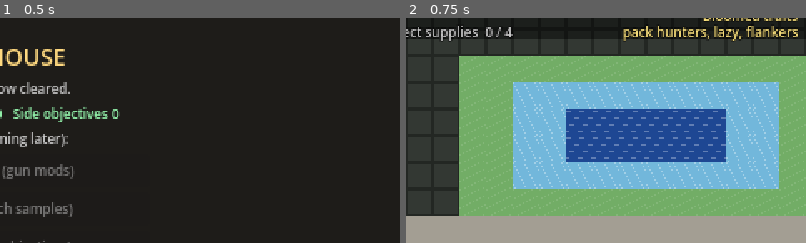
Above: before the commit, frames 1-2 (left to right).
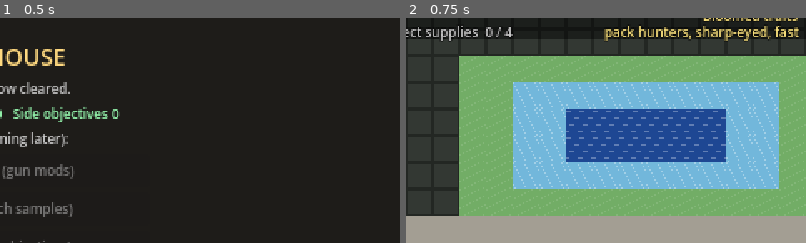
Above: after the commit, the same moments.

Repository: preritkothari16/amortia
Game: Godot game, scene res://ui/menus/safehouse.tscn
Same seed, same stepped clock (60 frames per second), same inputs: the game is played once before the commit and once after it. This scene is started directly instead of the project's main scene.
Inputs:
- Up to frame 1 (0.5 s): no input
- Up to frame 2 (0.75 s): click "Continue to Lowtide" at 0.5 s
The pictures show only the part of the screen within x 50-100%, y 3-53%; the shares and areas given below are measured in that part.

Frame 1 is identical in both runs. In frame 2, 1.5% of the frame differs, in the area x 49-99%, y 3-11%.

Commit message:
Progression 1: enemy stat budget per zone (20/23/26/29, +1 per wave, cap 32)
Co-Authored-By: Claude Sonnet 5.5 <noreply@anthropic.com>

Diff:
--- a/ai/evolution/genome_rules.gd
+++ b/ai/evolution/genome_rules.gd
@@ -14,6 +14,9 @@
 ## Budget at the first wave of a zone: points to spend over the four stat genes. 20 = four
 ## neutral genes (5 each), so an average enemy equals the archetype's base values.
 @export var budget_start: int = 20
+## Every later zone starts this many points higher (zone 1: 20, zone 2: 23, zone 3: 26, zone 4: 29),
+## so the enemies keep getting stronger while the player's own stats stay flat.
+@export var budget_zone_step: int = 3
 ## Budget grows by this much every wave...
 @export var budget_per_wave: int = 1
 ## ...up to this cap.
@@ -54,4 +57,10 @@
 
 ## Stat budget for a wave number (1 = first wave of the zone).
 func budget_for_wave(wave: int) -> int:
-	return mini(budget_start + budget_per_wave * maxi(wave - 1, 0), budget_max)
+	return budget_for(1, wave)
+
+
+## Stat budget for wave `wave` (1 = first wave of the zone) of zone `zone` (1..4):
+## start + zone_step per zone after the first + per_wave per wave after the first, capped.
+func budget_for(zone: int, wave: int) -> int:
+	return mini(budget_start + budget_zone_step * maxi(zone - 1, 0) + budget_per_wave * maxi(wave - 1, 0), budget_max)
--- a/autoload/game_state.gd
+++ b/autoload/game_state.gd
@@ -178,7 +178,7 @@
 func enter_next_zone() -> void:
 	var rules: GenomeRules = load("res://data/genome_rules.tres")
 	var size: int = (load("res://data/ga.tres") as GASettings).population_size
-	var budget: int = rules.budget_for_wave(1)
+	var budget: int = rules.budget_for(current_zone + 1, 1)  # the new zone's first-wave budget
 	var rng: RandomNumberGenerator = RandomNumberGenerator.new()
 	rng.seed = 1000 + current_zone
 	var population: Array = []
--- a/data/genome_rules.tres
+++ b/data/genome_rules.tres
@@ -8,6 +8,7 @@
 stat_max = 10.0
 stat_neutral = 5.0
 budget_start = 20
+budget_zone_step = 3
 budget_per_wave = 1
 budget_max = 32
 speed_per_point = 0.1
--- a/tests/test_campaign.gd
+++ b/tests/test_campaign.gd
@@ -116,7 +116,7 @@
 	assert_eq((evo["population"] as Array).size(), 20)
 	var rules: GenomeRules = load("res://data/genome_rules.tres")
 	var first: Genome = Genome.from_dict(evo["population"][0])
-	assert_true(first.spends_budget(rules, rules.budget_for_wave(1)), "elites repaired to the new budget")
+	assert_true(first.spends_budget(rules, rules.budget_for(2, 1)), "elites repaired to the new zone's first-wave budget")
 	assert_gt(first.speed, 6.0, "the best genome's proportions carried over")
 	# Zones 2-4.
 	for zone: int in [2, 3, 4]:
--- /dev/null
+++ b/tests/test_progression.gd
@@ -0,0 +1,91 @@
+extends GutTest
+## Player progression redesign: enemy budgets per zone (option C), and (added phase by phase below)
+## weapons, research, resources, power-ups. Permanent research, weapon equipment and temporary
+## effects are separate layers.
+
+var _rules: GenomeRules
+
+
+func before_each() -> void:
+	_rules = load("res://data/genome_rules.tres")
+
+
+# --- Enemy stat budget per zone (option C) ---------------------------------------------------
+
+func test_zone_budgets_start_20_23_26_29_and_grow_one_per_wave() -> void:
+	var starts: Array[int] = [20, 23, 26, 29]
+	for zone: int in 4:
+		assert_eq(_rules.budget_for(zone + 1, 1), starts[zone], "zone %d first wave" % (zone + 1))
+		assert_eq(_rules.budget_for(zone + 1, 2), mini(starts[zone] + 1, 32))
+
+
+func test_budget_is_capped_at_32() -> void:
+	assert_eq(_rules.budget_for(4, 5), 32, "29 + 4 = 33 -> capped")
+	assert_eq(_rules.budget_for(4, 99), 32)
+	assert_eq(_rules.budget_for(9, 1), 32)
+
+
+func test_zone_one_is_exactly_the_old_ramp_and_budget_for_wave_is_unchanged() -> void:
+	for wave: int in range(0, 40):
+		assert_eq(_rules.budget_for_wave(wave), _rules.budget_for(1, wave))
+	assert_eq(_rules.budget_for(1, 1), 20)
+	assert_eq(_rules.budget_for(1, 13), 32, "the old 20 -> 32 ramp is preserved in zone 1")
+
+
+func test_campaign_budget_table() -> void:
+	var expect: Array = [[20, 21, 22, 23, 24], [23, 24, 25, 26, 27], [26, 27, 28, 29, 30], [29, 30, 31, 32, 32]]
+	for zone: int in 4:
+		for wave: int in 5:
+			assert_eq(_rules.budget_for(zone + 1, wave + 1), expect[zone][wave], "zone %d wave %d" % [zone + 1, wave + 1])
+
+
+func test_data_file_has_the_zone_step() -> void:
+	assert_eq(_rules.budget_zone_step, 3)
+	assert_eq(_rules.budget_start, 20)
+	assert_eq(_rules.budget_max, 32)
+	assert_eq(_rules.budget_per_wave, 1)
+
+
+func test_wave_manager_breeds_for_its_zone() -> void:
+	var main: Node = load("res://world/main.tscn").instantiate()
+	main.autosave = false
+	var wm: WaveManager = main.get_node("WaveManager")
+	wm.log_waves = false
+	wm.spawn_seed = 3
+	wm.pause_between_waves = false
+	wm.zone = 3
+	add_child_autofree(main)
+	await wait_physics_frames(2)
+	wm.end_wave()  # scores wave 1 and breeds for wave 2 of zone 3
+	for g: Genome in wm.population:
+		assert_true(g.spends_budget(_rules, _rules.budget_for(3, 2)), "zone 3 wave 2 = 27")
+	assert_eq(wm.history[-1]["budget"], 27)
+
+
+func test_save_validation_uses_the_zones_budget() -> void:
+	var rng: RandomNumberGenerator = RandomNumberGenerator.new()
+	rng.seed = 8
+	var pop: Array = []
+	for i: int in 20:
+		pop.append(Genome.random(rng, _rules, 26).to_dict())  # zone 3 wave 1
+	var evo: Dictionary = {"next_wave": 1, "generation": 0, "population": pop, "history": []}
+	var warnings: PackedStringArray = PackedStringArray()
+	var ok: Dictionary = SaveGame._validate_evolution(evo, _rules, warnings, 3)
+	assert_false(ok.has("error"))
+	assert_eq(warnings.size() - Array(warnings).filter(func(w: String) -> bool: return w.contains("missing or invalid")).size(), 0,
+			"exactly the zone-3 budget: nothing repaired")
+	var warnings2: PackedStringArray = PackedStringArray()
+	SaveGame._validate_evolution(evo, _rules, warnings2, 1)
+	assert_gt(Array(warnings2).filter(func(w: String) -> bool: return w.begins_with("genome")).size(), 0,
+			"the same genomes are over zone 1's budget and get repaired")
+
+
+func test_entering_a_new_zone_seeds_its_population_at_that_zones_budget() -> void:
+	GameState.start_new_campaign()
+	GameState.current_zone = 2
+	GameState.zone_elite[2] = []
+	GameState.enter_next_zone()  # -> zone 3
+	assert_eq(GameState.current_zone, 3)
+	for d: Dictionary in GameState.zone_evolution[3]["population"]:
+		assert_true(Genome.from_dict(d).spends_budget(_rules, 26), "zone 3 starts at 26")
+	GameState.start_new_campaign()
--- a/world/campaign/debug_scenarios.gd
+++ b/world/campaign/debug_scenarios.gd
@@ -59,7 +59,7 @@
 	var rng: RandomNumberGenerator = RandomNumberGenerator.new()
 	rng.seed = SEED
 	for z: int in range(1, zone + 1):
-		_record_stand_in_wave(rng)
+		_record_stand_in_wave(rng, z)
 		if z < zone:
 			GameState.enter_next_zone()
 	GameState.level_index = level_index
@@ -81,10 +81,10 @@
 
 ## One wave's results for the current zone made of random genomes (best first), recorded as
 ## if it had been played: zone best (Apex / Seed boss) and zone elite (next zone's seed).
-static func _record_stand_in_wave(rng: RandomNumberGenerator) -> void:
+static func _record_stand_in_wave(rng: RandomNumberGenerator, zone: int) -> void:
 	var rules: GenomeRules = load("res://data/genome_rules.tres")
 	var size: int = (load("res://data/ga.tres") as GASettings).population_size
 	var results: Array[Dictionary] = []
 	for i: int in size:
-		results.append({"fitness": 1.0 - float(i) / size, "genome": Genome.random(rng, rules, rules.budget_for_wave(1))})
+		results.append({"fitness": 1.0 - float(i) / size, "genome": Genome.random(rng, rules, rules.budget_for(zone, 1))})
 	GameState.record_wave_best(results)
--- a/world/main.gd
+++ b/world/main.gd
@@ -73,6 +73,7 @@
 	in_campaign = level_config != null and GameState.campaign_active and level_config == GameState.current_level()
 	if level_config != null:
 		start_wave = clampi(GameState.pending_start_wave, 0, level_config.waves - 1)
+		_wave_manager.zone = GameState.current_zone if in_campaign else level_config.zone
 	GameState.pending_start_wave = 0
 	if level_config != null and level_config.has_areas():
 		_swap_map_node(level_config.area_scene(start_wave))
@@ -274,7 +275,7 @@
 				_player.skill_tree, warnings))
 	var evolution: Variant = GameState.zone_evolution.get(GameState.current_zone)
 	if evolution is Dictionary:
-		var checked: Dictionary = SaveGame._validate_evolution(evolution, genome_rules, warnings)
+		var checked: Dictionary = SaveGame._validate_evolution(evolution, genome_rules, warnings, GameState.current_zone)
 		if checked.has("error"):
 			push_warning("Campaign population unusable (%s); new population" % checked["error"])
 		else:
--- a/world/save_game.gd
+++ b/world/save_game.gd
@@ -40,7 +40,7 @@
 ## Broken structure (wrong version, missing sections, unreadable genomes) -> ok = false, the
 ## save is not used. Values that are only out of range are fixed and reported as warnings.
 static func validate(data: Variant, settings: ProgressionSettings, tree: SkillTree,
-		rules: GenomeRules) -> Dictionary:
+		rules: GenomeRules, zone: int = 1) -> Dictionary:
 	var warnings: PackedStringArray = PackedStringArray()
 	if not data is Dictionary:
 		return _fail("save is not a dictionary")
@@ -51,7 +51,7 @@
 		return _fail("save is missing the player or evolution section")
 
 	var player: Dictionary = _validate_player(d["player"], settings, tree, warnings)
-	var evolution: Dictionary = _validate_evolution(d["evolution"], rules, warnings)
+	var evolution: Dictionary = _validate_evolution(d["evolution"], rules, warnings, zone)
 	if evolution.has("error"):
 		return _fail(evolution["error"])
 	return {"ok": true, "error": "", "warnings": warnings,
@@ -106,14 +106,14 @@
 
 # --- Evolution ---------------------------------------------------------------------
 
-static func _validate_evolution(e: Dictionary, rules: GenomeRules, warnings: PackedStringArray) -> Dictionary:
+static func _validate_evolution(e: Dictionary, rules: GenomeRules, warnings: PackedStringArray, zone: int = 1) -> Dictionary:
 	var next_wave: int = _int_in(e, "next_wave", 1, MAX_WAVE, 1, warnings)
 	var generation: int = _int_in(e, "generation", 0, next_wave - 1, 0, warnings)
 
 	var raw_pop: Variant = e.get("population")
 	if not raw_pop is Array or (raw_pop as Array).is_empty() or (raw_pop as Array).size() > MAX_POPULATION:
 		return {"error": "population missing, empty or too large"}
-	var budget: int = rules.budget_for_wave(next_wave)
+	var budget: int = rules.budget_for(zone, next_wave)
 	var population: Array[Dictionary] = []
 	for i: int in (raw_pop as Array).size():
 		var g: Variant = raw_pop[i]
--- a/world/wave_manager.gd
+++ b/world/wave_manager.gd
@@ -74,8 +74,10 @@
 ## something else (escort, nests, hold timer, boss) turn this off and call end_wave() themselves.
 var auto_end_when_all_dead: bool = true
 
-## Waves spawned so far in this zone (the first wave is 1). Sets the stat budget.
+## Waves spawned so far in this zone (the first wave is 1). Sets the stat budget together with `zone`.
 var wave_number: int = 0
+## Zone being played (1..4); the level sets it. Each zone starts the stat budget higher.
+var zone: int = 1
 
 ## Living enemies. Shared with every enemy for separation, so only add/remove here.
 var alive: Array[Enemy] = []
@@ -384,7 +386,7 @@
 	var parents: Array[Genome] = []
 	for r: Dictionary in results:
 		parents.append(r["genome"])
-	var budget: int = _context.genome_rules.budget_for_wave(wave_number + 1)
+	var budget: int = _context.genome_rules.budget_for(zone, wave_number + 1)
 	var children: Array[Genome] = _ga.next_generation_from_results(results, budget)
 	if children.is_empty():
 		return
@@ -444,7 +446,7 @@
 	var rules: GenomeRules = _context.genome_rules
 	if not random_genomes or rules == null:
 		return null
-	return Genome.random(_rng, rules, rules.budget_for_wave(maxi(wave_number, 1)))
+	return Genome.random(_rng, rules, rules.budget_for(zone, maxi(wave_number, 1)))
 
 
 func spawn_enemy(near: Vector2, genome: Genome = null, record: FitnessRecord = null) -> Enemy:
@@ -488,7 +490,7 @@
 			total += v
 		parts.append("%s %.2f-%.2f (avg %.2f)" % [gene, lo, hi, total / genomes.size()])
 	return "[Wave %d] %d enemies, budget %d | %s" % [
-		wave_number, genomes.size(), _context.genome_rules.budget_for_wave(wave_number), " | ".join(parts)]
+		wave_number, genomes.size(), _context.genome_rules.budget_for(zone, wave_number), " | ".join(parts)]
 
 
 ## Freezes every record of the current wave, scores it and reports, then breeds the next
Not shown, added: tests/test_progression.gd.uid
